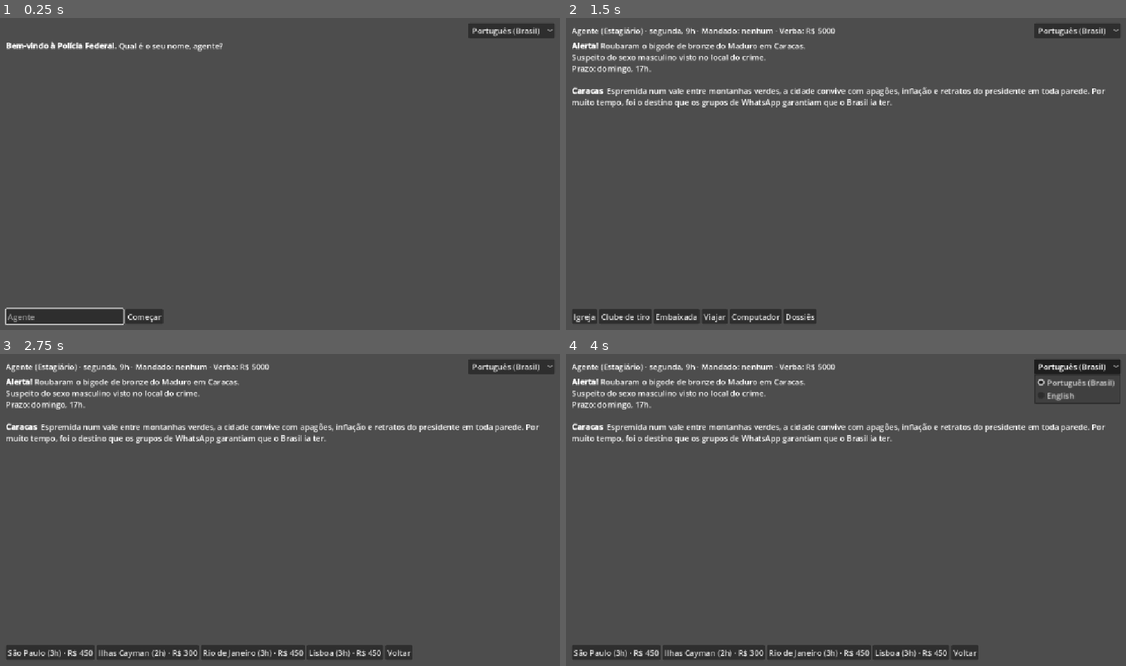
Above: before the commit, frames 1-4 (two rows, left to right).
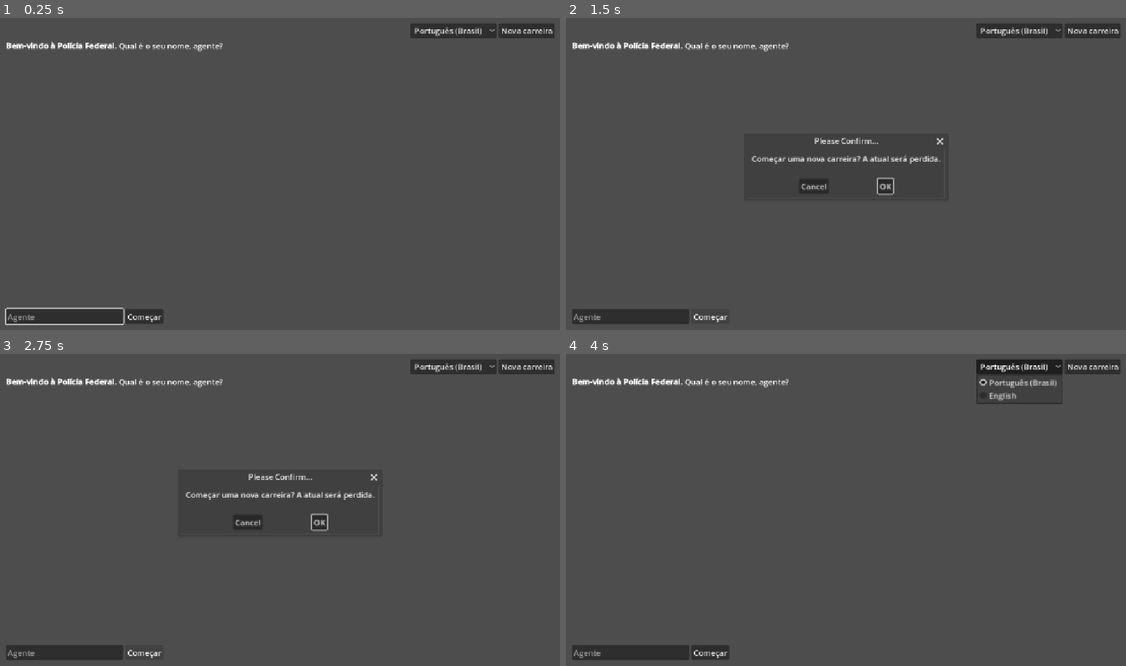
Above: after the commit, the same moments.

Repository: diegommelo/carmen
Game: Godot game, scene res://ui/main.tscn
The game is run twice, just before and just after one commit, with the same random seed, the same clock (stepped at 60 frames per second) and the same inputs.
Inputs (mouse positions are in pixels of both pictures, inside the frame that each line leads up to):
- Up to frame 1 (0.25 s): no input
- Up to frame 2 (1.5 s): click (1092, 30) at 0.5 s, where only the run after the commit has a clickable "Nova carreira"; click "Começar" at 1.25 s
- Up to frame 3 (2.75 s): click (145, 653) at 2 s, where only the run after the commit has a clickable "Começar"
- Up to frame 4 (4 s): click (885, 522) at 2.75 s, where only the run after the commit has a clickable "OK"; click "Português (Brasil)" at 3.5 s

The runs differ from the first frame. In frame 1, 0.6% of the frame differs, in the area x 73-99%, y 1-7%; in frame 2, 5.8%; in frame 3, 7.0%, in the area x 1-99%, y 1-98%; in frame 4, 6.9%.

Commit message:
Show cases left until the next rank and keep a New career button on screen
The new career button sits next to the language picker and asks for
confirmation, since it wipes the saved career.

Co-Authored-By: Claude Opus 5.5 <noreply@anthropic.com>

Diff:
--- a/game/core/content_pack.gd
+++ b/game/core/content_pack.gd
@@ -215,6 +215,14 @@
 	}
 
 
+## Casos que faltam para a próxima patente; 0 na última.
+func cases_to_next_rank(cases: int) -> int:
+	var rank := rank_for_cases(cases)
+	if rank + 1 >= ranks.size():
+		return 0
+	return int(ranks[rank + 1].cases) - cases
+
+
 func rank_for_cases(cases: int) -> int:
 	var r := 0
 	for i in ranks.size():
--- a/game/i18n/ui.csv
+++ b/game/i18n/ui.csv
@@ -44,3 +44,6 @@
 OUTCOME_MONEY,The operation ran out of money for tickets. %s got away.,A verba da operação acabou e não dá para comprar passagem. %s escapou.
 ASK_NAME,"[b]Welcome to the Federal Police.[/b] What is your name, agent?","[b]Bem-vindo à Polícia Federal.[/b] Qual é o seu nome, agente?"
 BTN_START,Start,Começar
+NEXT_RANK,%d more cases until your promotion to %s.,Faltam %d casos para a promoção a %s.
+NEXT_RANK_ONE,One more case until your promotion to %s.,Falta 1 caso para a promoção a %s.
+CONFIRM_NEW_CAREER,Start a new career? The current one will be lost.,Começar uma nova carreira? A atual será perdida.
--- a/game/tests/run_tests.gd
+++ b/game/tests/run_tests.gd
@@ -342,6 +342,8 @@
 	var low := pack.rank_rules(0)
 	check(top.trait_clues < low.trait_clues and top.shortcut_chance > low.shortcut_chance, "paródia: patente alta dá menos pistas e mais atalho")
 	_test_money(pack)
+	check(pack.cases_to_next_rank(0) == 2 and pack.cases_to_next_rank(3) == 1, "paródia: casos até a próxima patente")
+	check(pack.cases_to_next_rank(9) == 0 and pack.cases_to_next_rank(10) == 0, "paródia: na última patente não falta nada")
 	_test_shortcut_min_flights(pack)
 	_test_lookalike(pack)
 
--- a/game/ui/main.gd
+++ b/game/ui/main.gd
@@ -14,6 +14,8 @@
 var _log: RichTextLabel
 var _actions: HFlowContainer
 var _marks: Dictionary = {}
+var _new_career: Button
+var _confirm: ConfirmationDialog
 
 
 func _ready() -> void:
@@ -52,6 +54,14 @@
 			_language.selected = _language.item_count - 1
 	_language.item_selected.connect(_on_language_selected)
 	top.add_child(_language)
+	_new_career = Button.new()
+	_new_career.text = tr("BTN_NEW_CAREER")
+	_new_career.pressed.connect(_confirm_new_career)
+	top.add_child(_new_career)
+	_confirm = ConfirmationDialog.new()
+	_confirm.dialog_text = tr("CONFIRM_NEW_CAREER")
+	_confirm.confirmed.connect(_on_new_career)
+	add_child(_confirm)
 	_log = RichTextLabel.new()
 	_log.size_flags_vertical = Control.SIZE_EXPAND_FILL
 	_log.scroll_following = true
@@ -64,6 +74,7 @@
 func _on_language_selected(index: int) -> void:
 	var code: String = _language.get_item_metadata(index)
 	TranslationServer.set_locale(code)
+	_new_career.text = tr("BTN_NEW_CAREER")
 	if session == null:
 		_show_name_prompt()
 		return
@@ -114,6 +125,11 @@
 func _on_new_case() -> void:
 	_log.clear()
 	_new_case()
+
+
+func _confirm_new_career() -> void:
+	_confirm.dialog_text = tr("CONFIRM_NEW_CAREER")
+	_confirm.popup_centered()
 
 
 func _on_new_career() -> void:
@@ -298,6 +314,10 @@
 	Career.save(detective)
 	if session.boss_arrested:
 		_say(tr("CAREER_DONE"))
-	else:
-		_button(tr("BTN_NEW_CASE"), _on_new_case)
-	_button(tr("BTN_NEW_CAREER"), _on_new_career)
+		_button(tr("BTN_NEW_CAREER"), _on_new_career)
+		return
+	var left := pack.cases_to_next_rank(detective.cases)
+	if left > 0:
+		var next_rank: String = pack.ranks[detective.rank + 1].name
+		_say(tr("NEXT_RANK_ONE") % next_rank if left == 1 else tr("NEXT_RANK") % [left, next_rank])
+	_button(tr("BTN_NEW_CASE"), _on_new_case)
